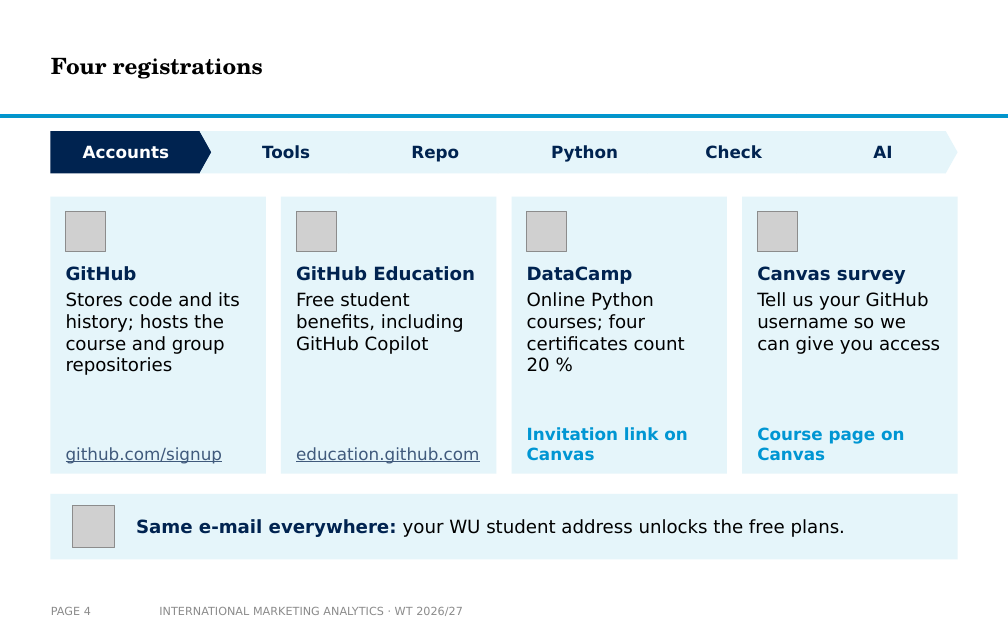
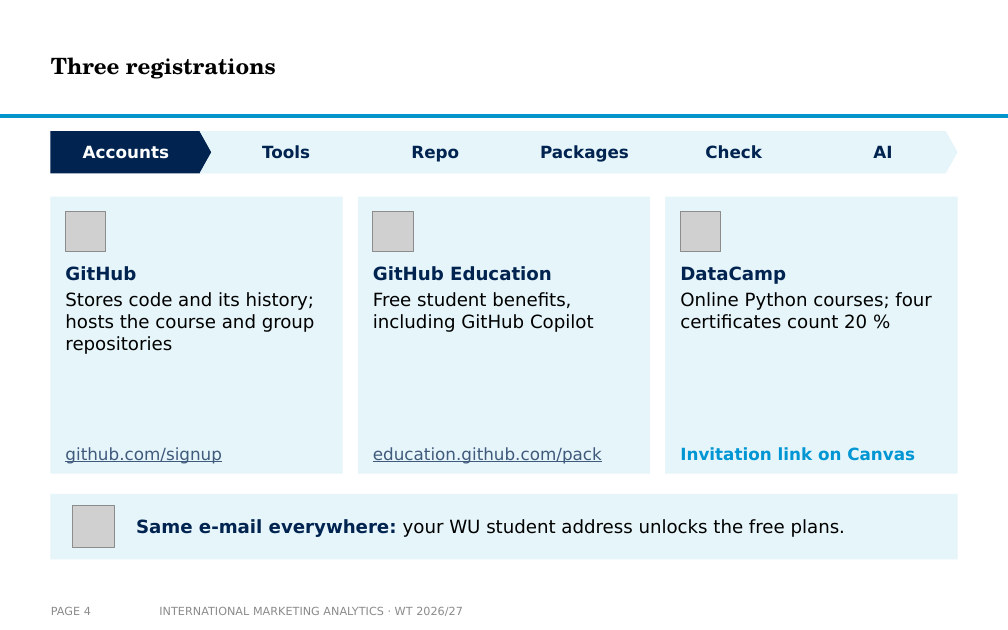
Before and after one commit to arnefloh-wu/International-Marketing-Analytics, a slide deck: slide 4 of slides/01a_setup-and-registration_WT26-27.pptx. Drawn at 1008x630 pixels with LibreOffice and Linux fonts; fonts in the diff are those of the drawing; grey boxes stand for pictures; background and template pictures are left out. Boxes give left, top, right and bottom in pixels: in the first picture for what was removed or moved away, otherwise in the second. Text is boxed around its words. In the diff, an @@ line names an element or a change of style, - is before the commit and + after.

```diff
--- a/slides/01a_setup-and-registration_WT26-27.pptx
+++ b/slides/01a_setup-and-registration_WT26-27.pptx
@@ title at (51,57,276,79): text changed @@
-Four registrations
+Three registrations
@@ text in chevron at (540,145,629,162): text changed @@
-Python
+Packages
@@ rectangle: place and size @@
-rectangle at (50,197,266,474)
+rectangle at (50,197,343,474)
@@ rectangle: place and size @@
-rectangle at (281,197,497,474)
+rectangle at (358,197,650,474)
@@ rectangle: place and size @@
-rectangle at (512,197,728,474)
+rectangle at (665,197,958,474)
@@ rectangle removed at (742,197,958,474) @@
@@ picture: place and size @@
-picture at (296,212,337,252)
+picture at (373,212,413,252)
@@ picture: place and size @@
-picture at (526,212,566,252)
+picture at (680,212,721,252)
@@ picture removed at (757,212,797,252) @@
@@ text "GitHub" rewrapped from (66,266,240,375) to (65,266,315,354) @@
@@ text "GitHub Education" rewrapped from (296,266,475,354) to (373,266,594,332) @@
@@ text "DataCamp" rewrapped from (527,266,685,372) to (680,266,931,329) @@
@@ text removed at (757,266,940,354) @@
-Canvas survey
-Tell us your GitHub username so we can give you access
@@ text at (373,447,602,464): text changed @@
-education.github.com
+education.github.com/pack
@@ text "Invitation link on Canvas" rewrapped from (527,427,687,461) to (680,447,915,461) @@
@@ text removed at (757,427,904,461) @@
-Course page on Canvas
```
Also in this commit, not shown: 20 other slides changed, 8 slides added, 2 slides removed, 5 other files.
